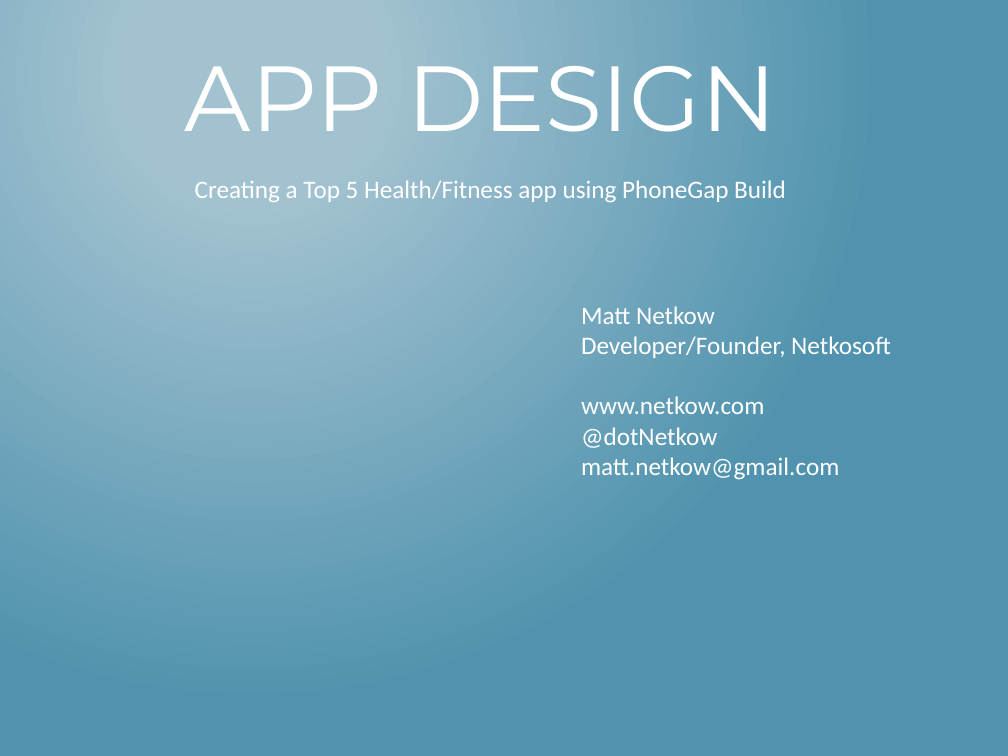
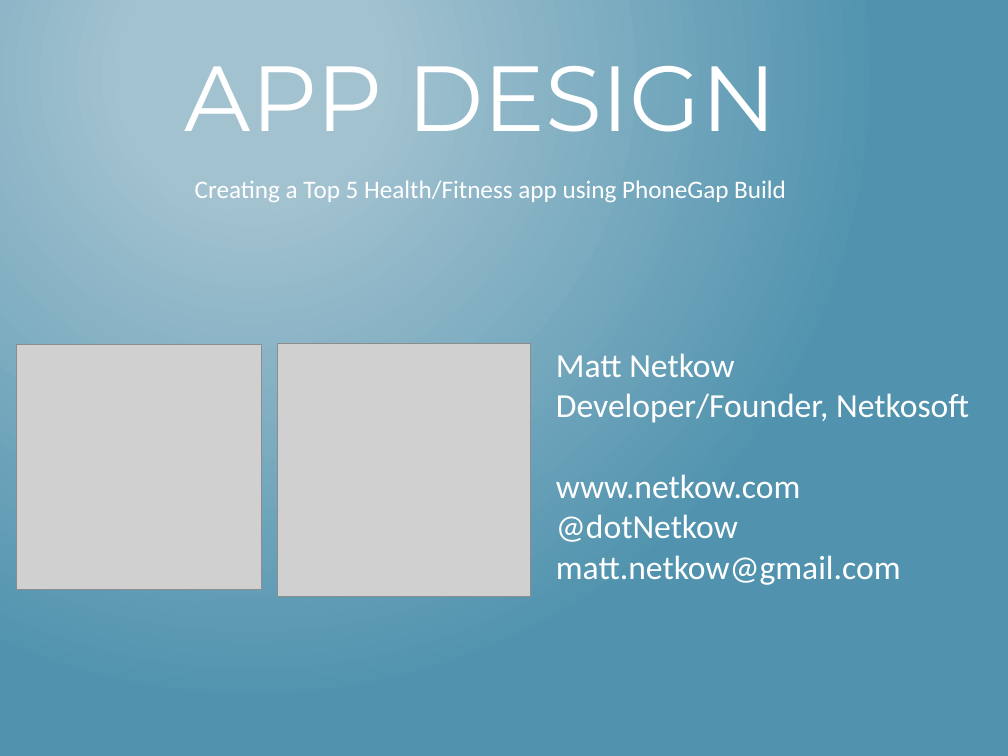
Before and after one commit to dotNetkow/Presentations, a slide deck: slide 1 of Adobe PhoneGap Build course - 6.16.14/Matt Netkow - AGP Guest Speaker - App Design.pptx. Drawn at 1008x756 pixels with LibreOffice and Linux fonts; fonts in the diff are those of the drawing; grey boxes stand for pictures. Boxes give left, top, right and bottom in pixels: in the first picture for what was removed or moved away, otherwise in the second. Text is boxed around its words. In the diff, an @@ line names an element or a change of style, - is before the commit and + after.

```diff
--- a/Adobe PhoneGap Build course - 6.16.14/Matt Netkow - AGP Guest Speaker - App Design.pptx
+++ b/Adobe PhoneGap Build course - 6.16.14/Matt Netkow - AGP Guest Speaker - App Design.pptx
@@ picture added at [17,345,262,590] @@
@@ picture added at [277,344,530,597] @@
@@ text "Matt Netkow": place and size @@
-text "Matt Netkow" at [581,306,891,480]
+text "Matt Netkow" at [556,353,969,585]
@@ text "Matt Netkow" at [556,353,969,585]: size 18 to 24 pt @@
```
Also in this commit, not shown: 2 slides added.
